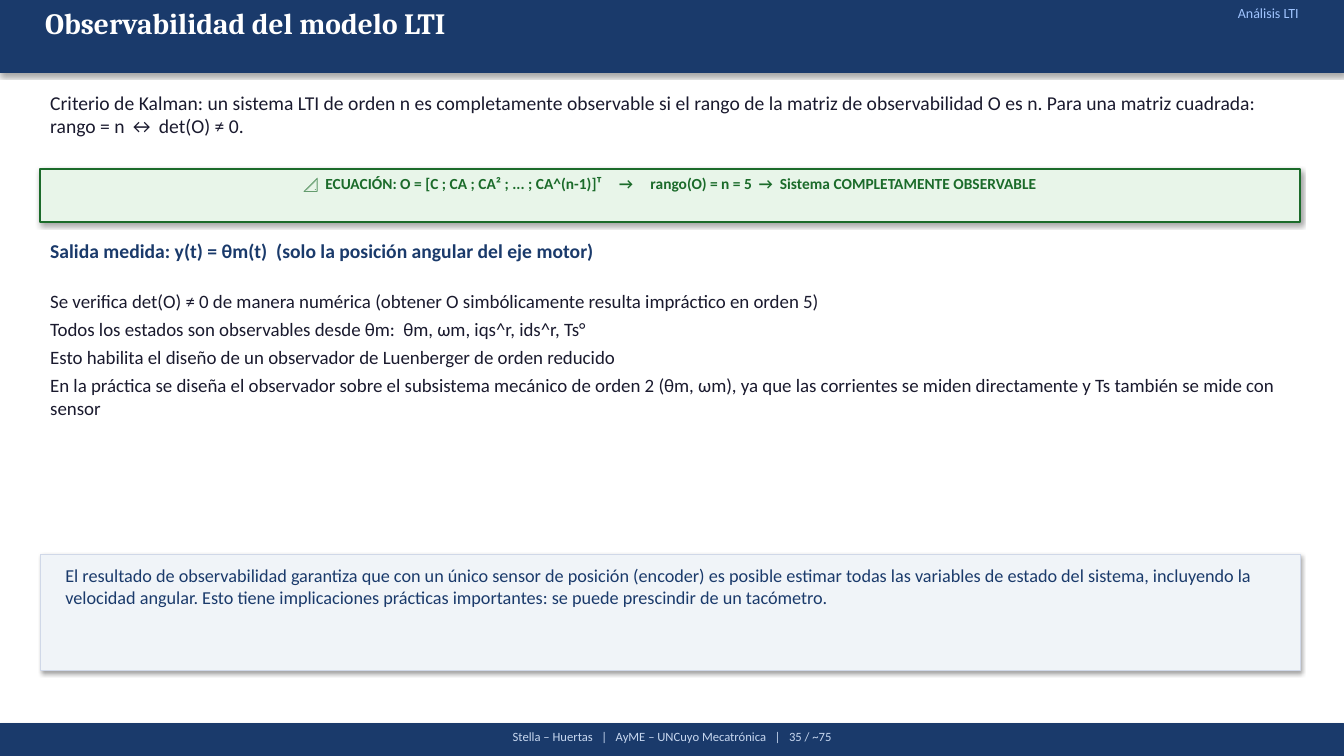
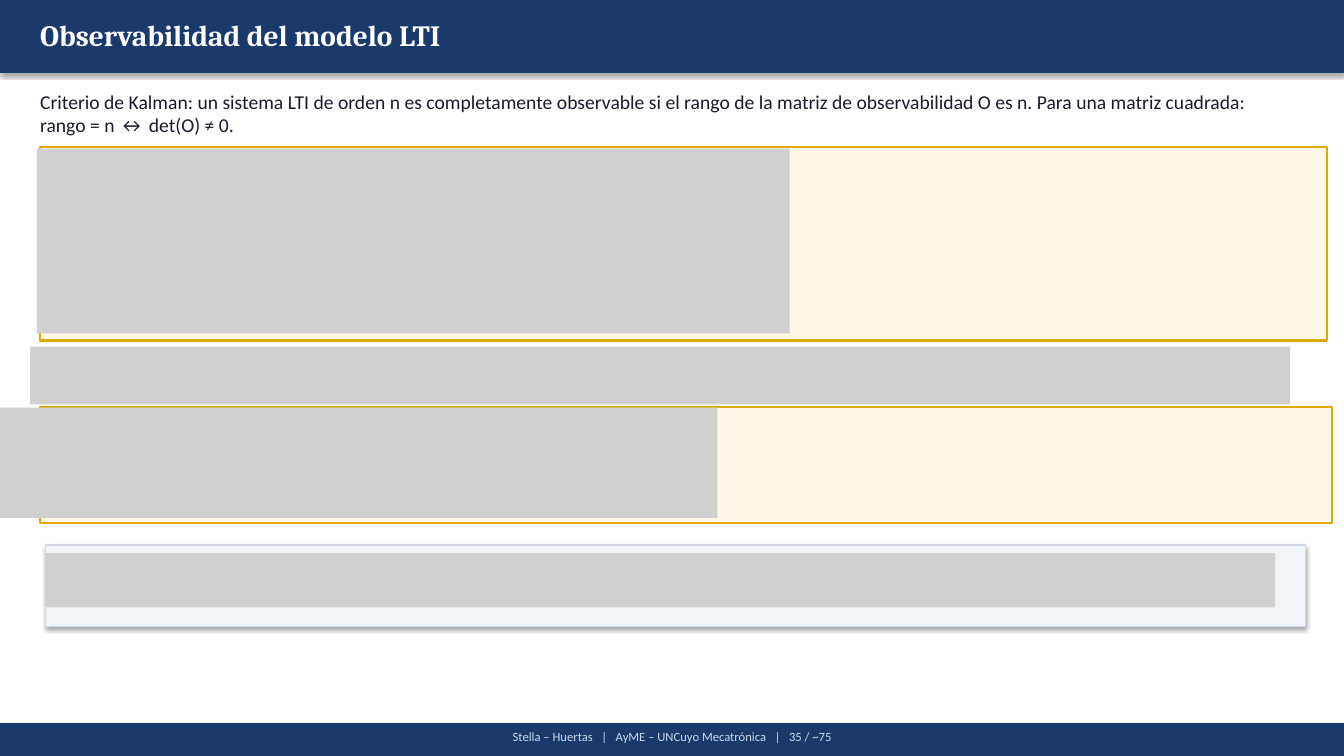
Before and after one commit to Juan-Stella/Automatica-y-maquinas-electricas-final, a slide deck: slide 36 of Presentación/AyME_Stella_Huertas_Presentacion1.pptx. Drawn at 1344x756 pixels with LibreOffice and Linux fonts; fonts in the diff are those of the drawing; grey boxes stand for pictures. Boxes give left, top, right and bottom in pixels: in the first picture for what was removed or moved away, otherwise in the second. Text is boxed around its words. In the diff, an @@ line names an element or a change of style, - is before the commit and + after.

```diff
--- a/Presentación/AyME_Stella_Huertas_Presentacion1.pptx
+++ b/Presentación/AyME_Stella_Huertas_Presentacion1.pptx
@@ text "Observabilidad del modelo LTI" moved from (x1=45, y1=13, x2=445, y2=35) to (x1=40, y1=25, x2=440, y2=47) @@
@@ text removed at (x1=1238, y1=8, x2=1299, y2=18) @@
-Análisis LTI
@@ text "Criterio de Kalman: un sistema ..." moved from (x1=50, y1=96, x2=1255, y2=137) to (x1=40, y1=95, x2=1245, y2=136) @@
@@ picture added at (x1=37, y1=148, x2=790, y2=333) @@
@@ rectangle resized from (x1=40, y1=169, x2=1301, y2=222) to (x1=40, y1=147, x2=1328, y2=341) @@
@@ rectangle at (x1=40, y1=147, x2=1328, y2=341): fill #E8F5E9 to #FFF8E8; outline #1B6B2A 1.5 pt to #DDAA00 1.5 pt; shadow off @@
@@ text removed at (x1=325, y1=176, x2=1036, y2=192) @@
-📐 ECUACIÓN: O = [C ; CA ; CA² ; ... ; CA^(n-1)]ᵀ → rango(O) = n = 5 → Sistema COMPLETAMENTE OBSERVABLE
@@ text removed at (x1=50, y1=243, x2=594, y2=262) @@
-Salida medida: y(t) = θm(t) (solo la posición angular del eje motor)
@@ text removed at (x1=50, y1=294, x2=1274, y2=415) @@
-Se verifica det(O) ≠ 0 de manera numérica (obtener O simbólicamente resulta impráctico en orden 5)
-Todos los estados son observables desde θm: θm, ωm, iqs^r, ids^r, Ts°
-Esto habilita el diseño de un observador de Luenberger de orden reducido
-En la práctica se diseña el observador sobre el subsistema mecánico de orden 2 (θm, ωm), ya que las corrientes se miden directamente y Ts también se mide con sensor
@@ picture added at (x1=30, y1=347, x2=1291, y2=404) @@
@@ picture added at (x1=0, y1=407, x2=718, y2=517) @@
@@ rectangle added at (x1=40, y1=407, x2=1333, y2=523), fill #FFF8E8, outline #DDAA00 1.5 pt @@
@@ rectangle resized from (x1=40, y1=555, x2=1301, y2=670) to (x1=45, y1=545, x2=1306, y2=627) @@
@@ picture added at (x1=45, y1=554, x2=1275, y2=608) @@
@@ text removed at (x1=65, y1=569, x2=1251, y2=607) @@
-El resultado de observabilidad garantiza que con un único sensor de posición (encoder) es posible estimar todas las variables de estado del sistema, incluyendo la velocidad angular. Esto tiene implicaciones prácticas importantes: se puede prescindir de un tacómetro.
```
Also in this commit, not shown: 6 other slides changed, 3 slides added, 1 slide removed, 2 other files.
